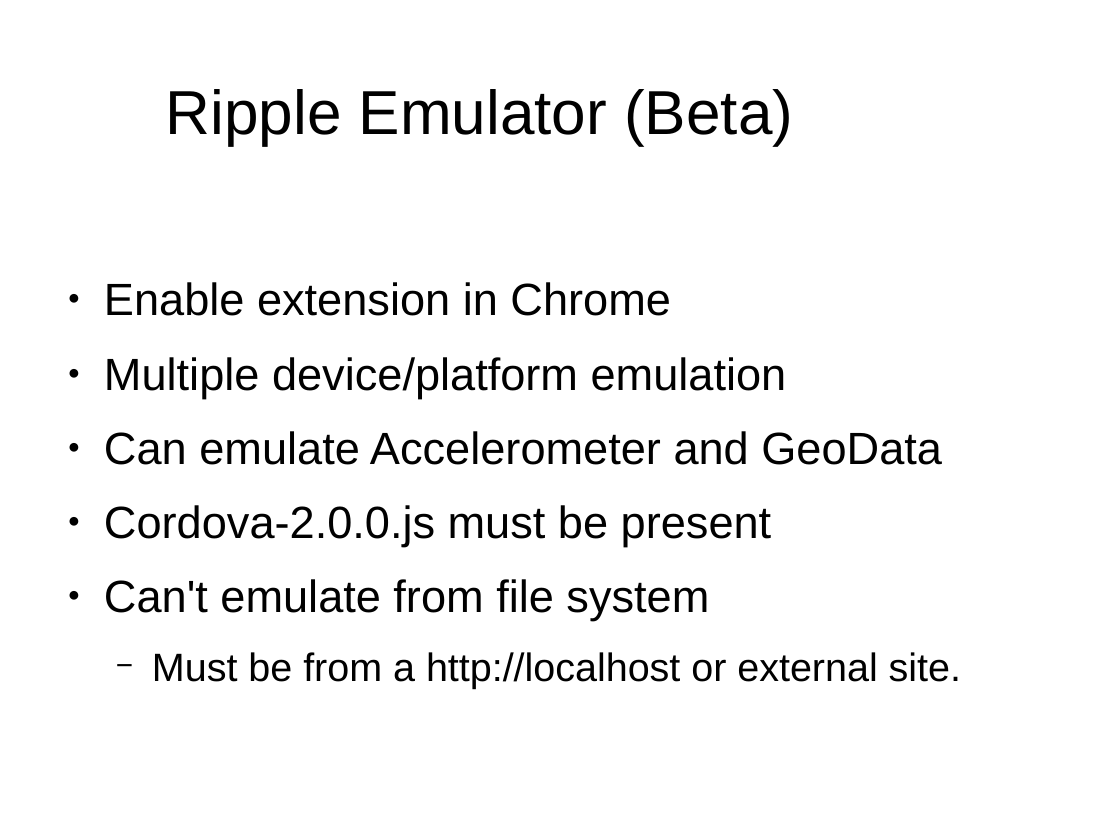
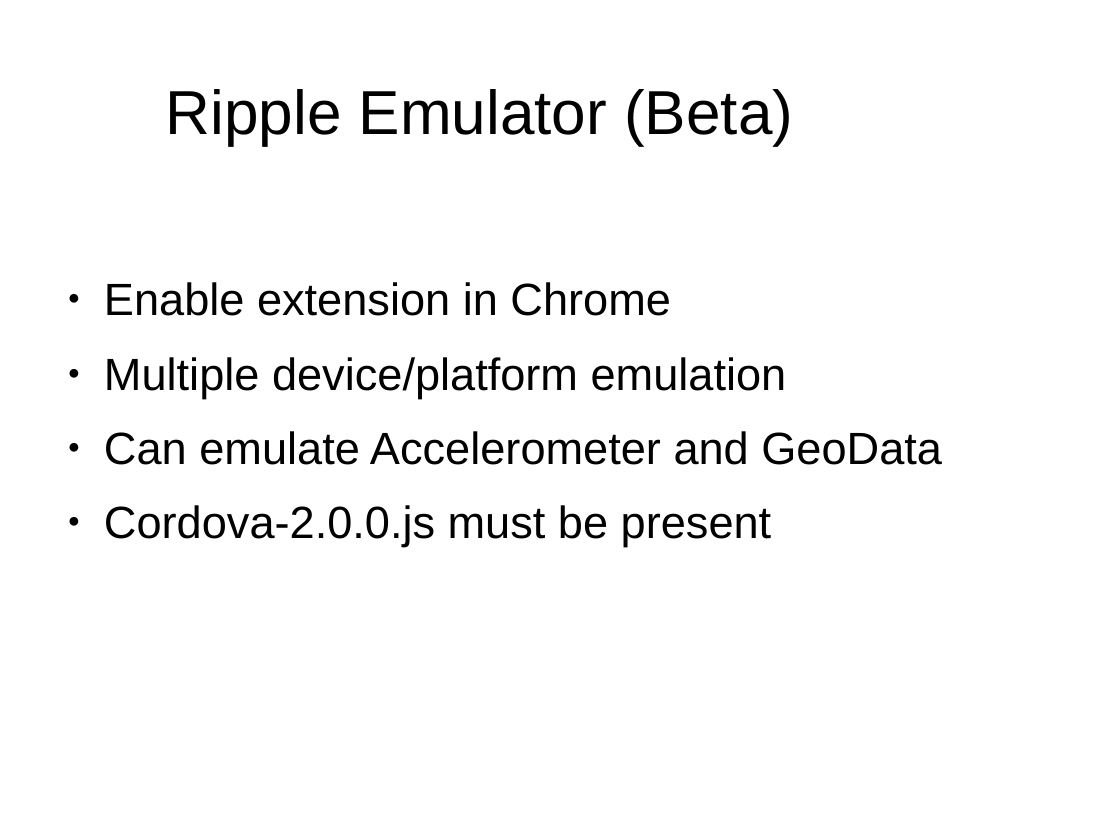
Before and after one commit to fpbu/mobappdev, a slide deck: slide 27 of phonegapbuild_workshop/phonegap_build_slides.odp. Drawn at 1120x840 pixels with LibreOffice and Linux fonts; fonts in the diff are those of the drawing. Boxes give left, top, right and bottom in pixels: in the first picture for what was removed or moved away, otherwise in the second. Text is boxed around its words. In the diff, an @@ line names an element or a change of style, - is before the commit and + after.

```diff
--- a/phonegapbuild_workshop/phonegap_build_slides.odp
+++ b/phonegapbuild_workshop/phonegap_build_slides.odp
@@ text at [104,579,961,689]: paragraphs removed @@
-● Can't emulate from file system
-  − Must be from a http://localhost or external site.
```
Also in this commit, not shown: 1 slide added.
